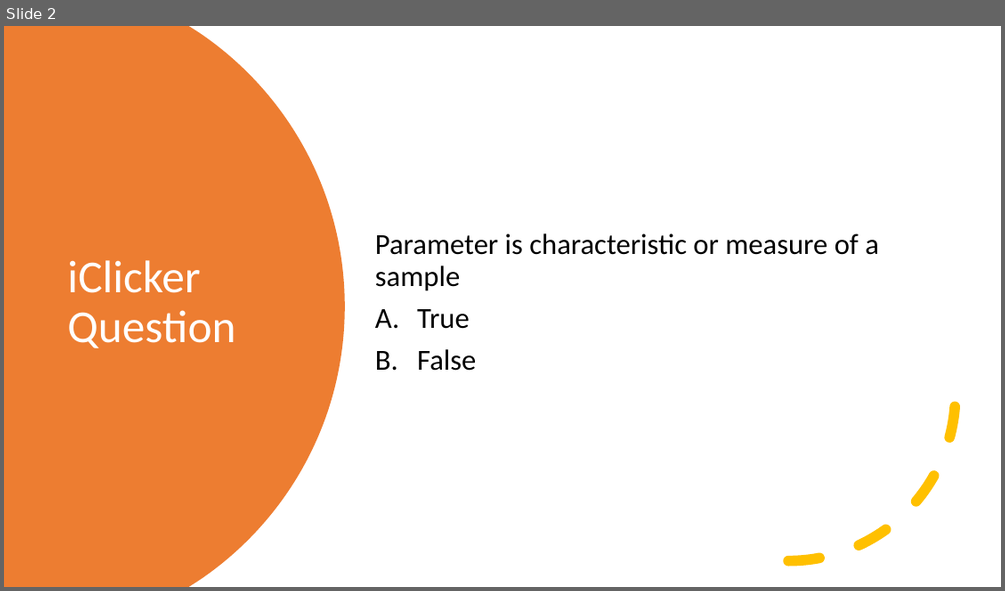
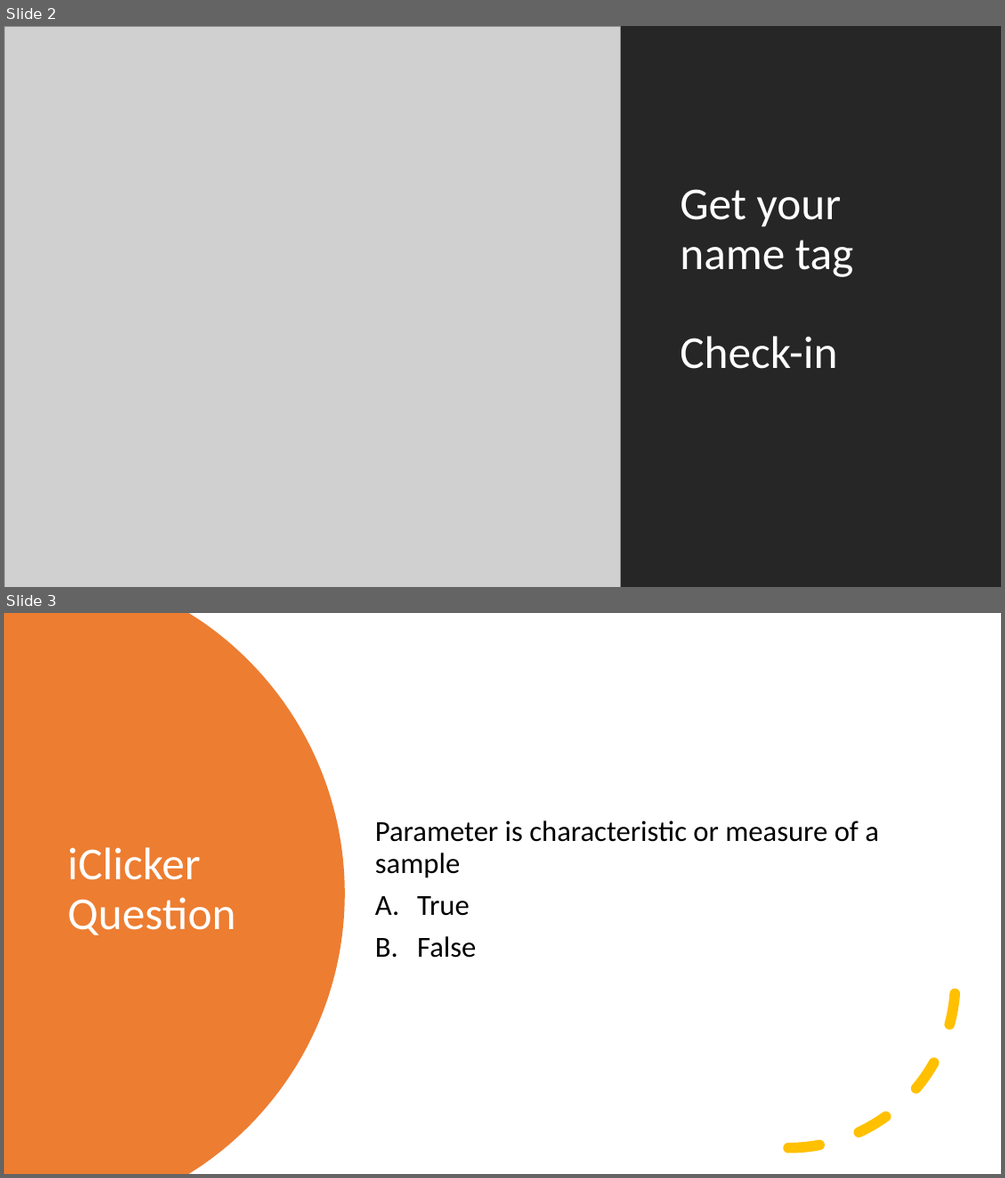
Before and after one commit to mikenguyen13/mar4050_S22, a slide deck: lectures/7/Developing the sampling plan.pptx. Shown one above the other, each under a label of ours: slide 2 before the commit, slides 2 and 3 after it. The pictures are 1005x591 and 1005x1178 pixels, drawn with LibreOffice and Linux fonts; fonts in the diff are those of the drawing; grey boxes stand for pictures. Boxes give left, top, right and bottom in pixels: in the first picture for what was removed or moved away, otherwise in the second. Text is boxed around its words. In the diff, an @@ line names an element or a change of style, - is before the commit and + after.

```diff
--- a/lectures/7/Developing the sampling plan.pptx
+++ b/lectures/7/Developing the sampling plan.pptx
@@ slide 2 added at box(4, 26, 1001, 587), background #FFFFFF @@
@@ picture added at box(4, 26, 620, 587) @@
@@ rectangle added at box(610, 26, 1001, 587), fill #262626 @@
@@ title added at box(680, 189, 853, 369), 44 pt, text #FFFFFF @@
+Get your name tag
+Check-in
@@ what was slide 2 is now slide 3 @@
```
Also in this commit, not shown: 3 slides changed.
